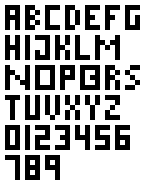
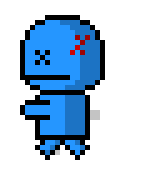
Layered file, before and after one edit (145x180). Changes by layer:
added group "Enemies" with 6 layers above "Skins" over bbox(20, 15, 105, 160)
added layer "Shadow copy 2" (23%) in group "Enemies" over bbox(60, 20, 100, 90)
added layer "Shadow copy" (23%) in group "Enemies" over bbox(65, 95, 85, 135)
added layer "Shadow 2 copy" (23%) in group "Enemies" over bbox(45, 140, 85, 155)
added layer "Layer 48" in group "Enemies" over bbox(20, 15, 105, 160)
hid "Layer 46" over bbox(5, 5, 140, 180)
showed group "Shadows" (4 layers) over bbox(45, 25, 100, 155)
